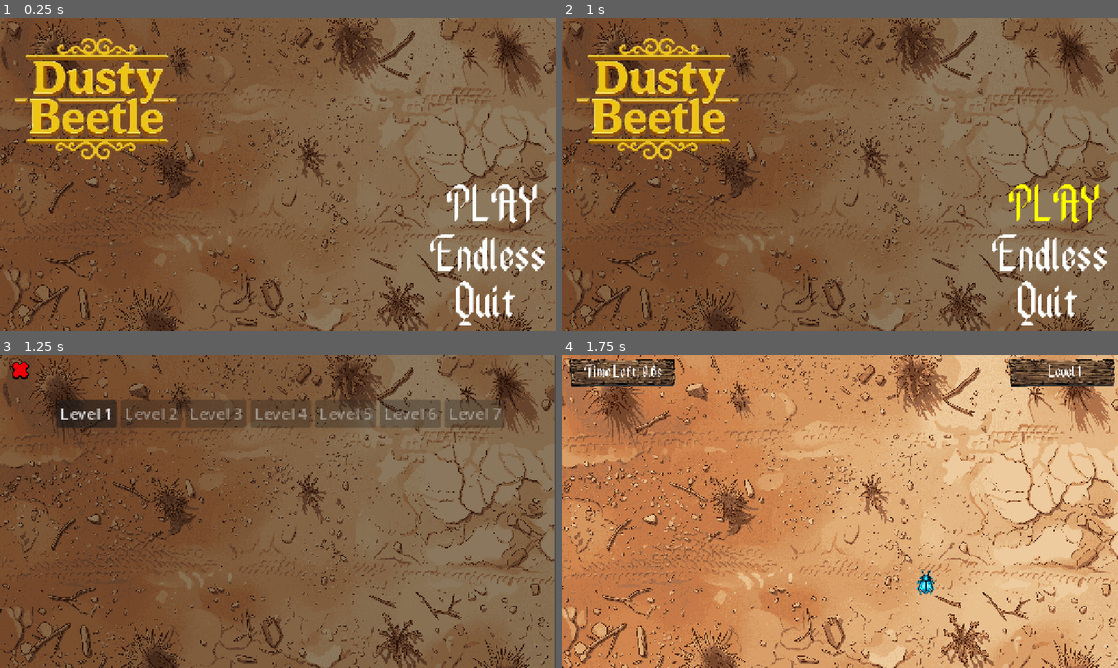
Above: before the commit, frames 1-4 (two rows, left to right).
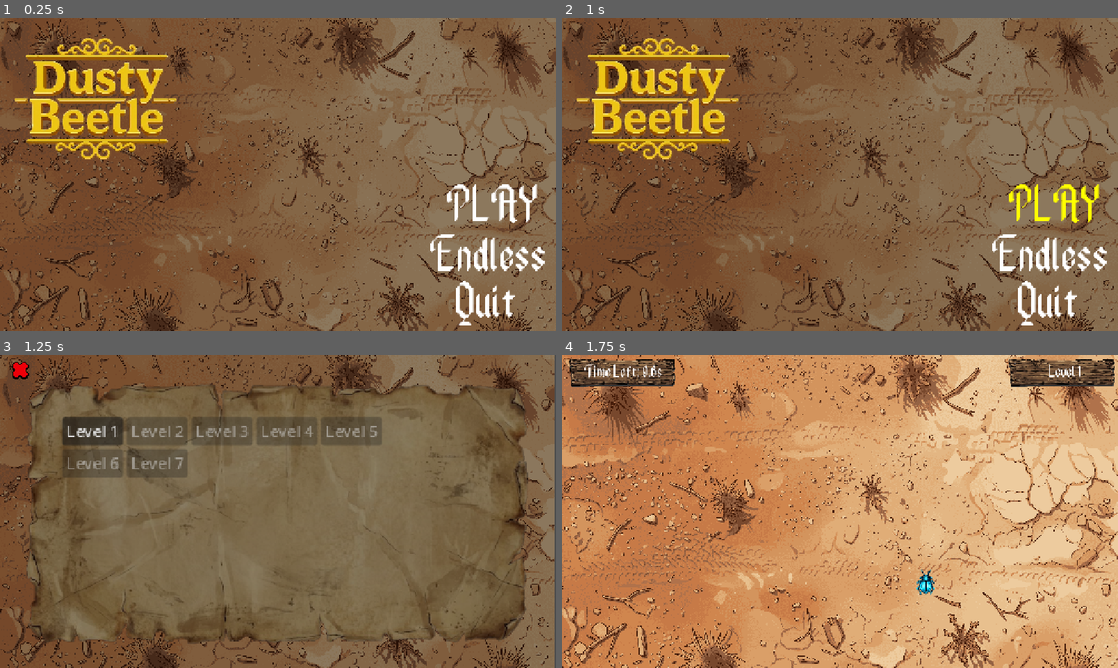
Above: after the commit, the same moments.

Repository: SlayerArman/Dusty-Beetle
Game: Godot game, scene res://scenes/main_menu.tscn
Two runs of this game, one before a commit and one after it. Both use one fixed random seed, a clock stepped at 60 frames per second and the inputs below.
Inputs:
- Up to frame 1 (0.25 s): no input
- Up to frame 2 (1 s): click "PLAY" at 0.5 s
- Up to frame 3 (1.25 s): no input
- Up to frame 4 (1.75 s): click "Level 1" at 1.25 s

Frames 1-2 are identical in both runs. In frame 3, 32% of the frame differs, in the area x 4-95%, y 9-93%; in frame 4, nothing differs.

Commit message:
some stuff

Diff:
--- a/scenes/level_select.tscn
+++ b/scenes/level_select.tscn
@@ -3,6 +3,7 @@
 [ext_resource type="Script" uid="uid://ctneirn0dt8hn" path="res://scripts/level_select.gd" id="1_3shnc"]
 [ext_resource type="Texture2D" uid="uid://gu5ksb7mrvmi" path="res://assets/close button.png" id="2_p0wlc"]
 [ext_resource type="Texture2D" uid="uid://cjl8uqmavauxu" path="res://assets/Ground.png" id="3_2epne"]
+[ext_resource type="Texture2D" uid="uid://cs4gs0fwbp4mo" path="res://assets/old page.png" id="4_rif6e"]
 
 [node name="LevelSelect" type="Control" unique_id=409151103]
 layout_mode = 3
@@ -20,14 +21,14 @@
 anchor_top = 0.5
 anchor_right = 0.5
 anchor_bottom = 0.5
-offset_left = -511.0
-offset_top = -257.0
-offset_right = -44.947998
-offset_bottom = 11.647644
+offset_left = -497.0
+offset_top = -216.99998
+offset_right = -61.929565
+offset_bottom = 0.20446777
 grow_horizontal = 2
 grow_vertical = 2
 scale = Vector2(2.2594044, 2.0994043)
-columns = 7
+columns = 5
 
 [node name="level1" type="Button" parent="GridContainer" unique_id=1564589526]
 layout_mode = 2
@@ -80,3 +81,10 @@
 position = Vector2(638.5, 362.5)
 scale = Vector2(0.465, 0.479)
 texture = ExtResource("3_2epne")
+
+[node name="Page" type="Sprite2D" parent="." unique_id=1857188385]
+modulate = Color(0.5866749, 0.5866749, 0.5866748, 1)
+z_index = -5
+position = Vector2(636.00006, 368.75003)
+scale = Vector2(1.4197801, 1.4301181)
+texture = ExtResource("4_rif6e")
--- a/scenes/levels/level_1.tscn
+++ b/scenes/levels/level_1.tscn
@@ -7,6 +7,7 @@
 [ext_resource type="Texture2D" uid="uid://cjl8uqmavauxu" path="res://assets/Ground.png" id="5_2os1m"]
 [ext_resource type="AudioStream" uid="uid://mmri6r8j2f31" path="res://sfx/Dust Beetle.ogg" id="6_go7sj"]
 [ext_resource type="Texture2D" uid="uid://xffthm8yicrh" path="res://assets/wooden board.png" id="7_7gny6"]
+[ext_resource type="Texture2D" uid="uid://bcd5ueumksnx8" path="res://assets/level cleared.png" id="8_s8va5"]
 
 [sub_resource type="GDScript" id="GDScript_oc4kc"]
 script/source = "extends Node2D
@@ -230,12 +231,27 @@
 visible = false
 
 [node name="LevelCleared" type="Sprite2D" parent="WinUI" unique_id=623438615]
+z_index = 5
+position = Vector2(648, 297)
+scale = Vector2(1.76, 1.76)
+texture = ExtResource("8_s8va5")
+
+[node name="Black" type="ColorRect" parent="WinUI" unique_id=1807281952]
+z_index = 1
+offset_left = -19.0
+offset_top = -11.0
+offset_right = 21.0
+offset_bottom = 29.0
+scale = Vector2(33.258804, 19.056309)
+color = Color(0, 0, 0, 0.39215687)
 
 [node name="NextLevel" type="Button" parent="WinUI" unique_id=1610071077]
-offset_left = 485.0
-offset_top = 429.0
-offset_right = 575.0
-offset_bottom = 460.0
+z_index = 5
+offset_left = 544.0
+offset_top = 484.0
+offset_right = 634.0
+offset_bottom = 515.0
+scale = Vector2(1.96, 1.96)
 text = "Next Level"
 
 [node name="LevelTimer" type="Timer" parent="." unique_id=1391216344]
--- a/scripts/global.gd
+++ b/scripts/global.gd
@@ -9,11 +9,9 @@
 	load_game()
 
 func complete_level(level_number: int) -> void:
-	# Mark level as completed
 	if not level_number in completed_levels:
 		completed_levels.append(level_number)
 
-	# Unlock the next level
 	if level_number >= highest_unlocked_level:
 		highest_unlocked_level = level_number + 1
 
@@ -32,7 +30,6 @@
 	var config = ConfigFile.new()
 	var err = config.load(SAVE_PATH)
 
-	# If no save file exists yet, keep defaults
 	if err != OK:
 		return
 
Binary file added: assets/level cleared.png
Not shown, added: assets/level cleared.png.import
Binary file added: assets/old page.png
Not shown, added: assets/old page.png.import
